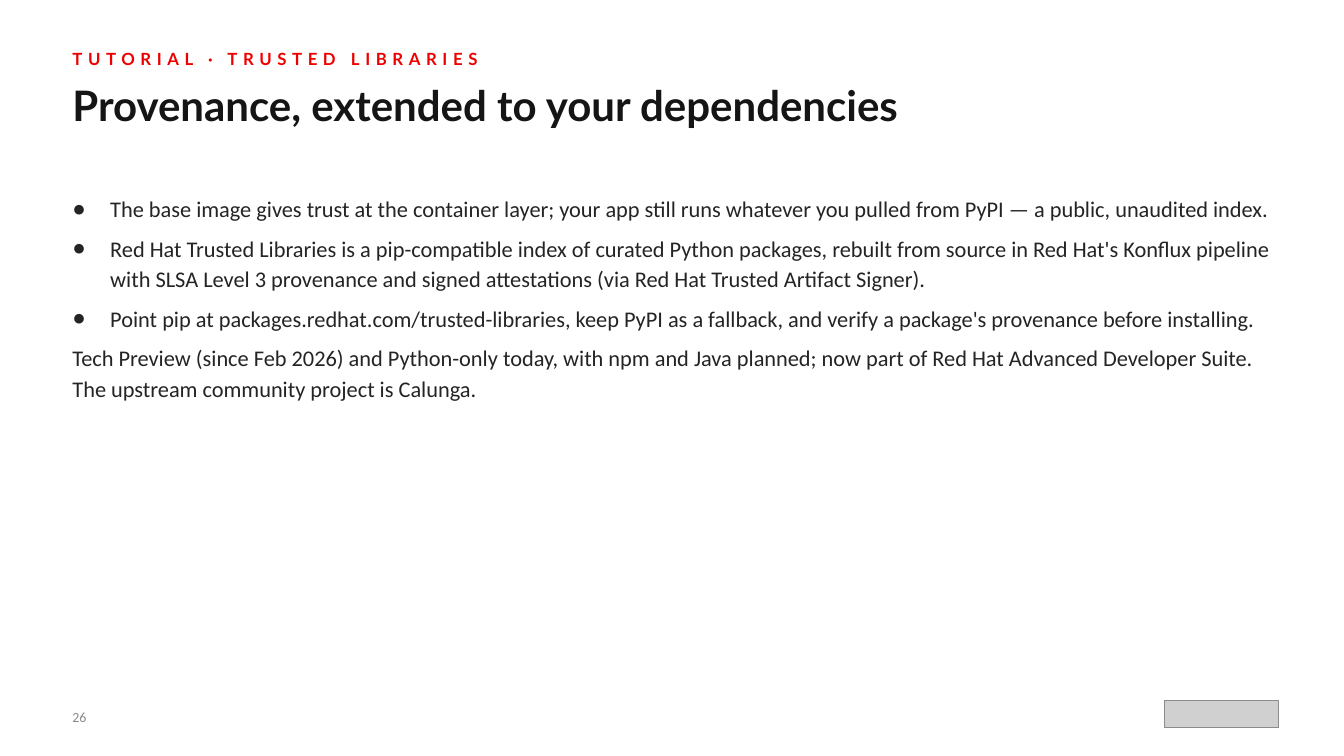
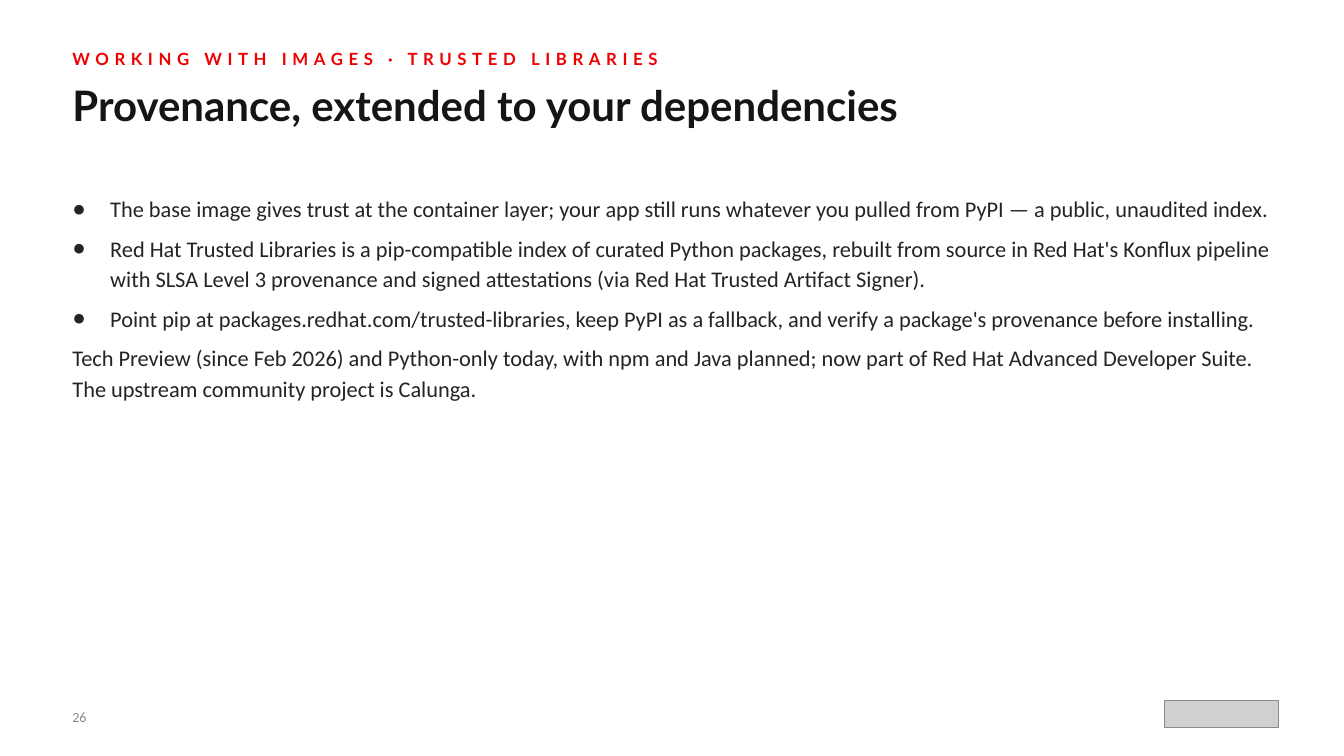
Before and after one commit to patterncatalyst/hummingbird-tutorial, a slide deck: slide 26 of presentations/hummingbird-overview.pptx. Drawn at 1344x756 pixels with LibreOffice and Linux fonts; fonts in the diff are those of the drawing; grey boxes stand for pictures. Boxes give left, top, right and bottom in pixels: in the first picture for what was removed or moved away, otherwise in the second. Text is boxed around its words. In the diff, an @@ line names an element or a change of style, - is before the commit and + after.

Commit message:
Deck r01.5: drop tutorial-companion framing and hedging words

```diff
--- a/presentations/hummingbird-overview.pptx
+++ b/presentations/hummingbird-overview.pptx
@@ text at (72,52,657,65): text changed @@
-TUTORIAL · TRUSTED LIBRARIES
+WORKING WITH IMAGES · TRUSTED LIBRARIES
```
Also in this commit, not shown: 15 other slides changed, 4 other files.
